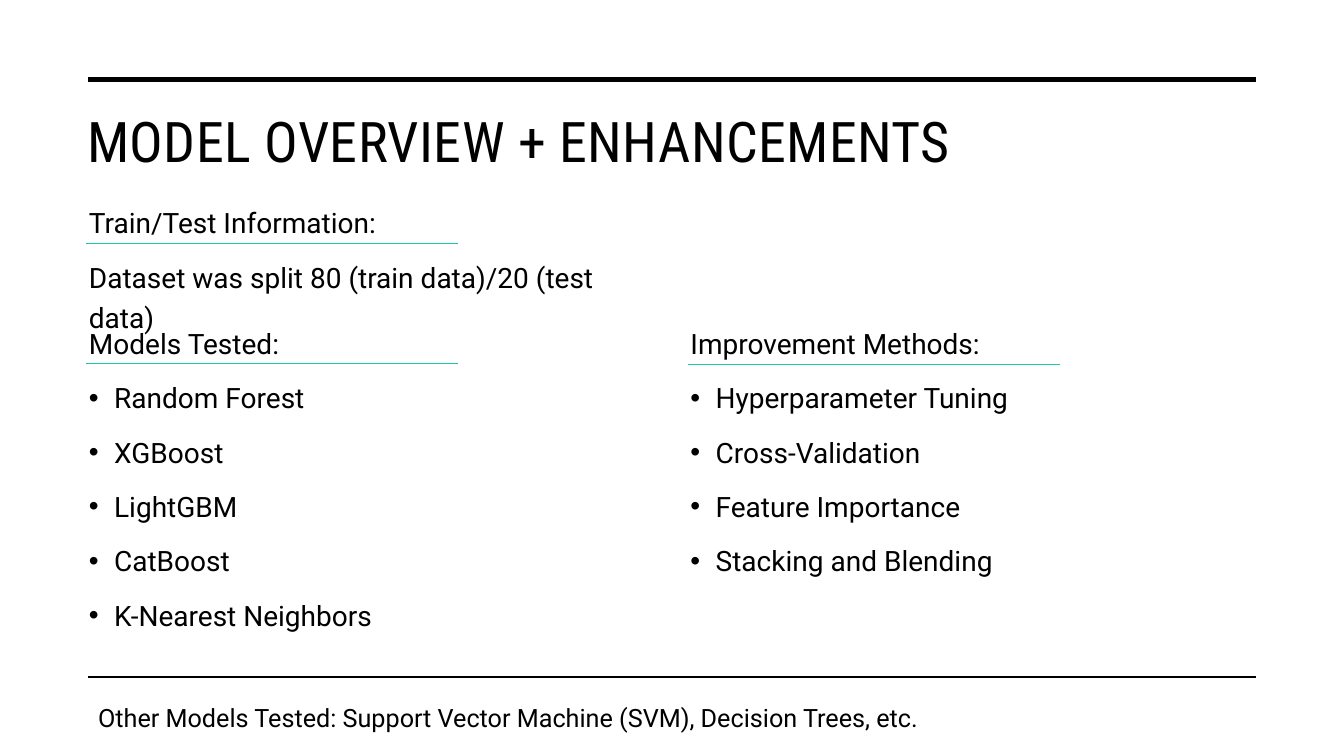
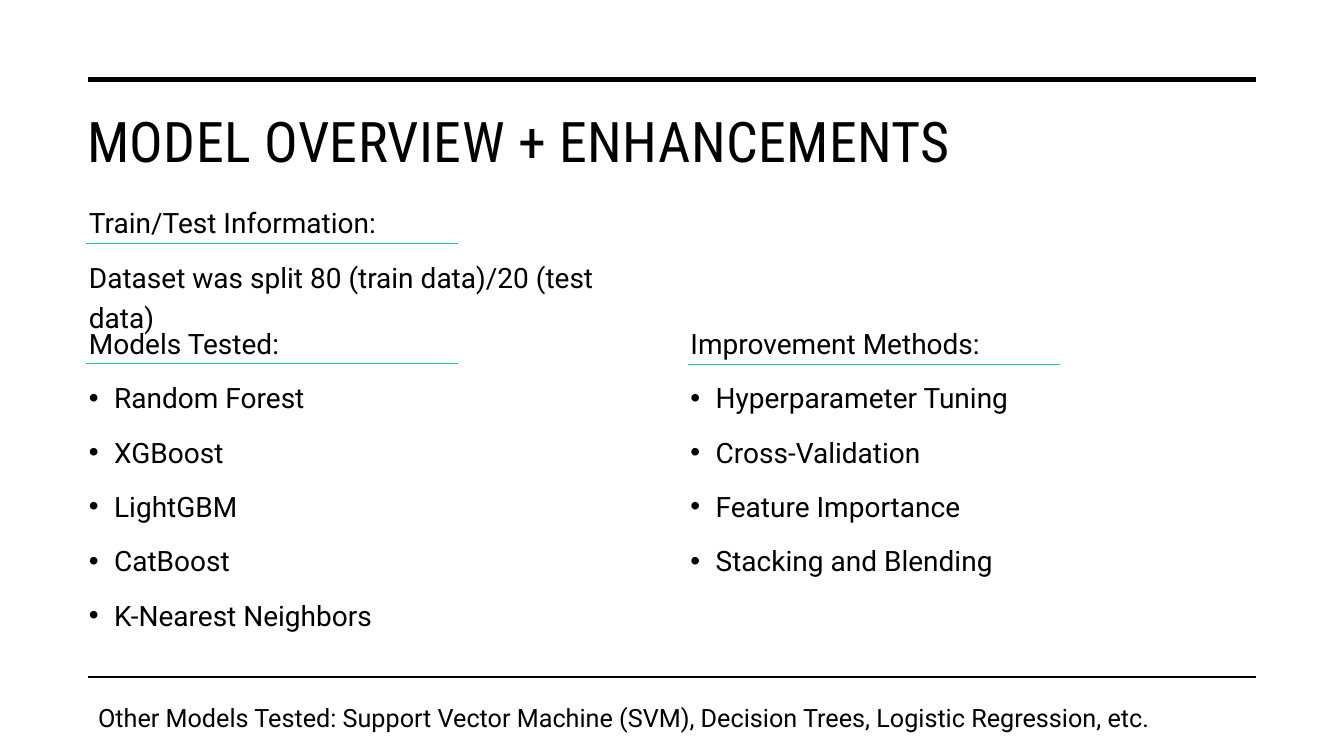
Before and after one commit to DATA-606-2023-FALL-TUESDAY/Whittington_Michael, a slide deck: slide 7 of docs/Final_Presentation - Predictive Analysis for Injury Diagnosis and Localization.pptx. Drawn at 1344x756 pixels with LibreOffice and Linux fonts; fonts in the diff are those of the drawing. Boxes give left, top, right and bottom in pixels: in the first picture for what was removed or moved away, otherwise in the second. Text is boxed around its words. In the diff, an @@ line names an element or a change of style, - is before the commit and + after.

```diff
--- a/docs/Final_Presentation - Predictive Analysis for Injury Diagnosis and Localization.pptx
+++ b/docs/Final_Presentation - Predictive Analysis for Injury Diagnosis and Localization.pptx
@@ text at <box>98,707,1149,733</box>: text changed @@
-Other Models Tested: Support Vector Machine (SVM), Decision Trees, etc.
+Other Models Tested: Support Vector Machine (SVM), Decision Trees, Logistic Regression, etc.
```
Also in this commit, not shown: 2 other slides changed.
